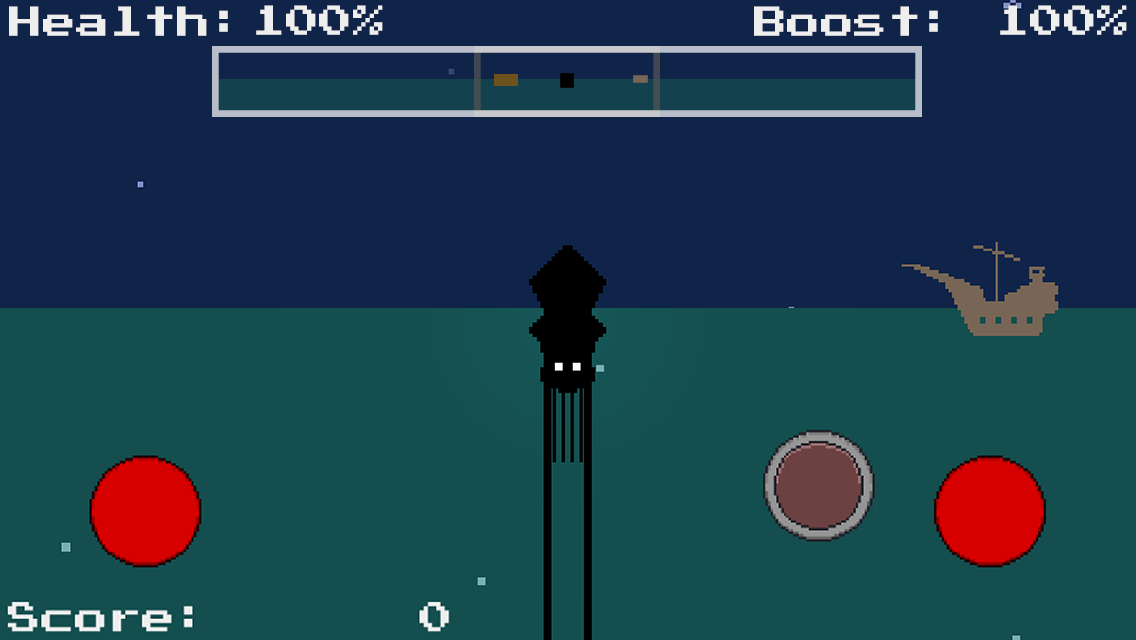
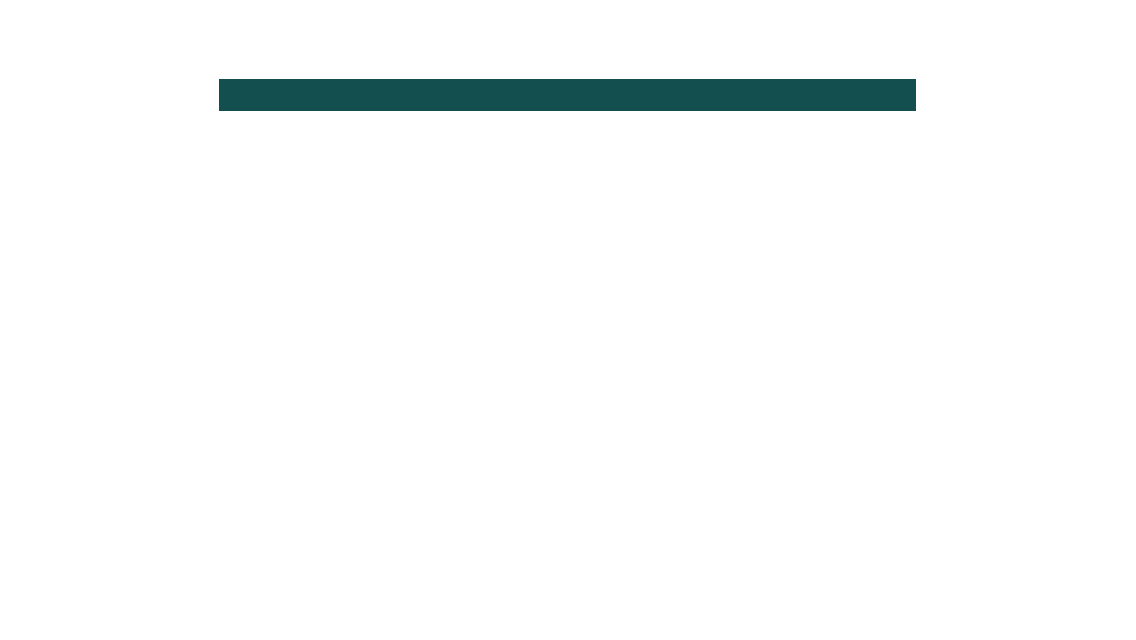
Layers edited between the first and the second 1136px x 640px image:
hid group "Health" (2 layers) over [9, 5, 383, 36]
hid "100%" (1st of 2, in "Health") over [256, 5, 383, 35]
hid "Health:" over [9, 6, 228, 36]
hid group "Boost" (2 layers) over [754, 5, 1127, 36]
hid "100%" (2nd of 2, in "Boost") over [1000, 5, 1127, 35]
hid "Boost:" over [754, 6, 938, 36]
hid "Layer 4" over [494, 74, 518, 86]
hid "Rectangle 1" over [212, 46, 922, 117]
hid "Rectangle 4" over [474, 46, 660, 117]
hid "Layer 2" over [633, 75, 648, 83]
hid "Layer 1" over [560, 73, 574, 88]
hid "Rectangle 3" over [219, 53, 916, 79]
"Rectangle 2": opacity 70% → 100% over [219, 79, 916, 111]
hid "Background" over [0, 0, 1136, 640]
